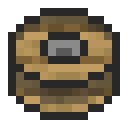
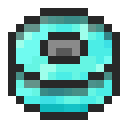
Comparing the layer stacks of the two 128x128 images. Changes:
painted on "Layer" over (16, 80, 112, 104)
painted on "Pasted Layer" over (16, 16, 112, 112)
